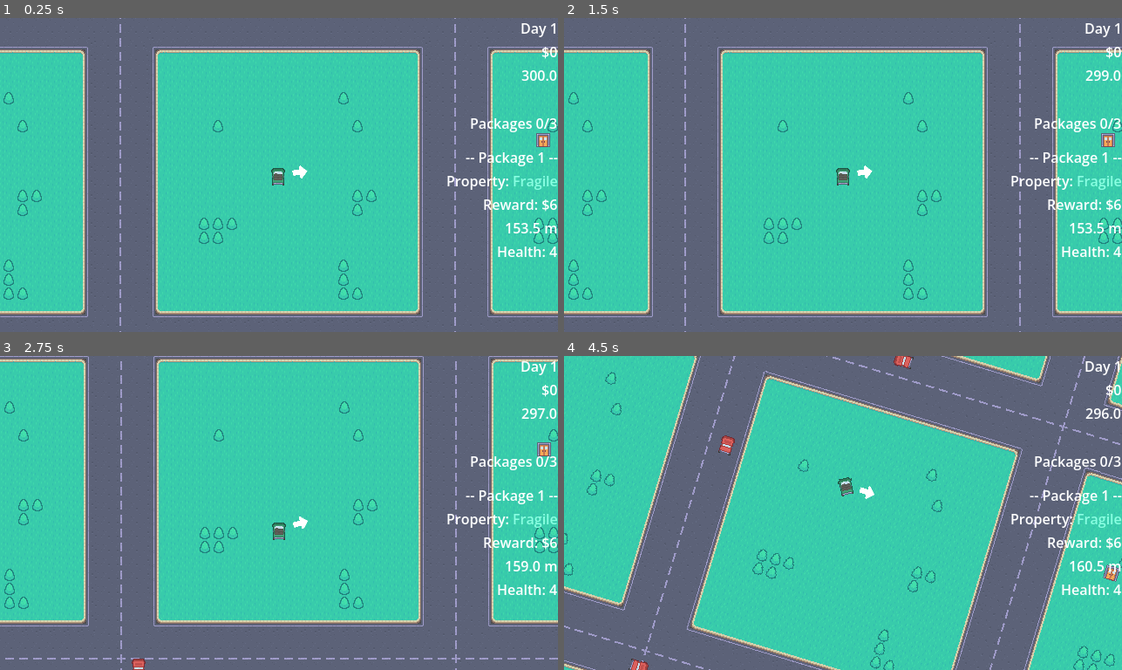
Above: before the commit, frames 1-4 (two rows, left to right).
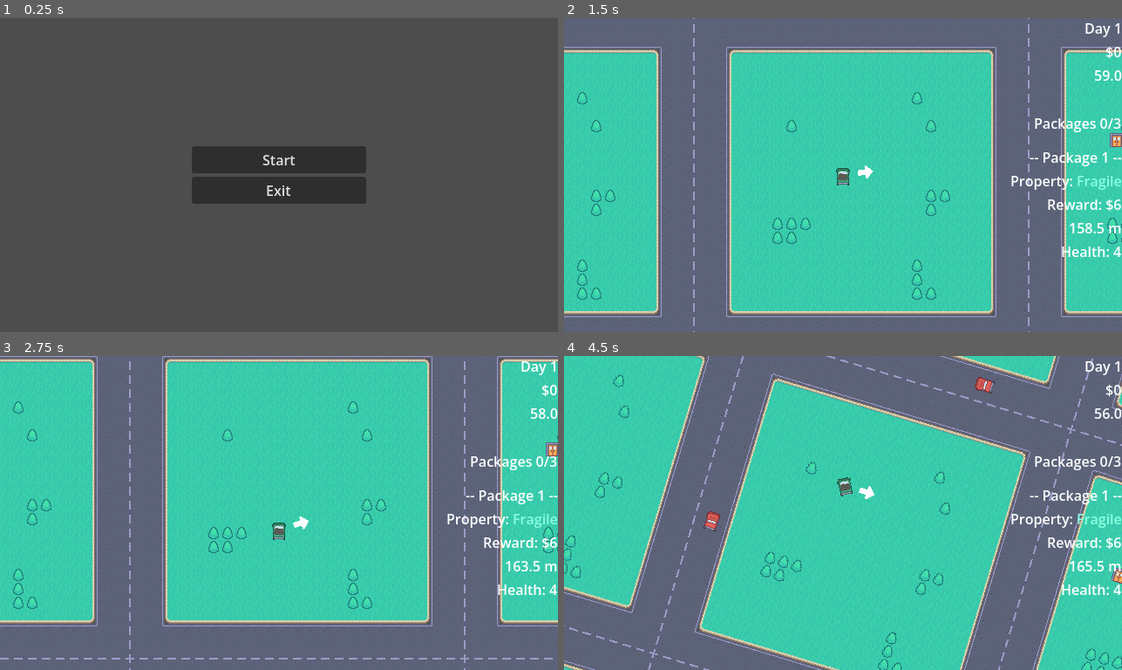
Above: after the commit, the same moments.

Repository: ruben-velasquez/rush-and-deliver
Game: Godot game, scene res://scenes/main_menu.tscn
Two runs of this game, one before a commit and one after it. Both use one fixed random seed, a clock stepped at 60 frames per second and the inputs below. Before the commit the project starts from res://scenes/main.tscn.
Inputs (mouse positions are in pixels of both pictures, inside the frame that each line leads up to):
- Up to frame 1 (0.25 s): no input
- Up to frame 2 (1.5 s): click (843, 159) at 0.5 s, where only the run after the commit has a clickable "Start"; hold D (right) from 1.28 s (still down)
- Up to frame 3 (2.75 s): tap Enter at 2 s; release D (right) at 2.03 s; hold S (down) from 2.03 s (still down)
- Up to frame 4 (4.5 s): release S (down) at 2.78 s; hold D (right) 2.78-3.53 s; hold W (up) 3.53-4.28 s; hold A (left) from 4.28 s (still down)

The runs differ from the first frame. In frame 1, 100% of the frame differs, in the area x 0-100%, y 0-100%; in frame 2, 9.9%; in frame 3, 10%; in frame 4, 11%.

Commit message:
feat: add main menu

Diff:
--- a/project.godot
+++ b/project.godot
@@ -11,7 +11,7 @@
 [application]
 
 config/name="Rush & Deliver"
-run/main_scene="uid://ct2fvys2eo5d4"
+run/main_scene="uid://dn8dlbfrm5smc"
 config/features=PackedStringArray("4.6", "Forward Plus")
 config/icon="res://icon.svg"
 
--- a/scenes/finish_popup.tscn
+++ b/scenes/finish_popup.tscn
@@ -60,3 +60,13 @@
 theme_override_constants/icon_max_width = 50
 text = "Continue"
 script = ExtResource("1_ifh4c")
+buttonType = 2
+
+[node name="MainMenuButton" type="Button" parent="Panel/VBoxContainer" unique_id=1737862094]
+layout_mode = 2
+theme_override_constants/outline_size = 10
+theme_override_constants/h_separation = 0
+theme_override_constants/icon_max_width = 50
+text = "Go to main menu"
+script = ExtResource("1_ifh4c")
+sceneToLoad = "uid://dn8dlbfrm5smc"
--- a/scenes/game_over_screen.tscn
+++ b/scenes/game_over_screen.tscn
@@ -2,6 +2,7 @@
 
 [ext_resource type="StyleBox" uid="uid://biwmc72m52d64" path="res://Themes/popup_theme.tres" id="1_iwahs"]
 [ext_resource type="Script" uid="uid://cxft821be6h1g" path="res://scripts/restart_game_button.gd" id="2_61w2s"]
+[ext_resource type="Script" uid="uid://bk7l3nkmi2rqp" path="res://scripts/change_scene_button.gd" id="3_wa2qn"]
 
 [node name="GameOverScreen" type="Control" unique_id=2100203153]
 layout_mode = 3
@@ -42,7 +43,13 @@
 text = "Game Over"
 horizontal_alignment = 1
 
-[node name="Button" type="Button" parent="Panel/VBoxContainer" unique_id=1873165246]
+[node name="TryAgainButton" type="Button" parent="Panel/VBoxContainer" unique_id=1873165246]
 layout_mode = 2
 text = "Try again"
 script = ExtResource("2_61w2s")
+
+[node name="MainMenuButton" type="Button" parent="Panel/VBoxContainer" unique_id=613103596]
+layout_mode = 2
+text = "Go to main menu"
+script = ExtResource("3_wa2qn")
+sceneToLoad = "uid://dn8dlbfrm5smc"
--- /dev/null
+++ b/scenes/main_menu.tscn
@@ -0,0 +1,43 @@
+[gd_scene format=3 uid="uid://dn8dlbfrm5smc"]
+
+[ext_resource type="Script" uid="uid://cft86kstfxmbc" path="res://scripts/scene_manager.gd" id="1_bqqt6"]
+[ext_resource type="Script" uid="uid://bk7l3nkmi2rqp" path="res://scripts/change_scene_button.gd" id="1_ekxnf"]
+
+[node name="Scene" type="Node2D" unique_id=1615516784]
+script = ExtResource("1_bqqt6")
+
+[node name="CanvasLayer" type="CanvasLayer" parent="." unique_id=1125785904]
+
+[node name="MainMenu" type="Control" parent="CanvasLayer" unique_id=879257857]
+layout_mode = 3
+anchors_preset = 15
+anchor_right = 1.0
+anchor_bottom = 1.0
+grow_horizontal = 2
+grow_vertical = 2
+
+[node name="VBoxContainer" type="VBoxContainer" parent="CanvasLayer/MainMenu" unique_id=341530017]
+layout_mode = 1
+anchors_preset = 8
+anchor_left = 0.5
+anchor_top = 0.5
+anchor_right = 0.5
+anchor_bottom = 0.5
+offset_left = -100.0
+offset_top = -33.0
+offset_right = 100.0
+offset_bottom = 33.0
+grow_horizontal = 2
+grow_vertical = 2
+
+[node name="StartButton" type="Button" parent="CanvasLayer/MainMenu/VBoxContainer" unique_id=1352524173]
+layout_mode = 2
+text = "Start"
+script = ExtResource("1_ekxnf")
+sceneToLoad = "uid://ct2fvys2eo5d4"
+
+[node name="ExitButton" type="Button" parent="CanvasLayer/MainMenu/VBoxContainer" unique_id=1880869476]
+layout_mode = 2
+text = "Exit"
+script = ExtResource("1_ekxnf")
+buttonType = 1
--- a/scripts/change_scene_button.gd
+++ b/scripts/change_scene_button.gd
@@ -1,5 +1,9 @@
 extends Button
 
+enum ButtonType { LOAD_SCENE, EXIT_GAME, NEXT_DAY }
+
+@export var buttonType = ButtonType.LOAD_SCENE
+@export_file("*.tscn") var sceneToLoad
 
 # Called when the node enters the scene tree for the first time.
 func _ready() -> void:
@@ -7,4 +11,11 @@
 
 
 func _pressed() -> void:
-	GameManager.next_day()
+	match buttonType:
+		ButtonType.NEXT_DAY:
+			GameManager.next_day()
+		ButtonType.LOAD_SCENE:
+			print(sceneToLoad)
+			GameManager.scene_manager.load_scene(sceneToLoad)
+		ButtonType.EXIT_GAME:
+			get_tree().quit()
--- a/scripts/packages_manager.gd
+++ b/scripts/packages_manager.gd
@@ -47,6 +47,8 @@
 
 	if is_current_package(package):
 		next_package()
+	else:
+		on_swap_package.emit()
 
 func generate_packages():
 	currentPackage = 0
--- a/scripts/scene_manager.gd
+++ b/scripts/scene_manager.gd
@@ -6,3 +6,6 @@
 
 func reload_scene():
 	get_tree().reload_current_scene()
+
+func load_scene(scene):
+	get_tree().change_scene_to_file(scene)
--- a/scripts/timer.gd
+++ b/scripts/timer.gd
@@ -1,7 +1,7 @@
 extends Label
 
 @export var timer: Timer
-const DAY_DURATION_SEG: float = 300
+const DAY_DURATION_SEG: float = 60
 
 # Called when the node enters the scene tree for the first time.
 func _ready() -> void:
